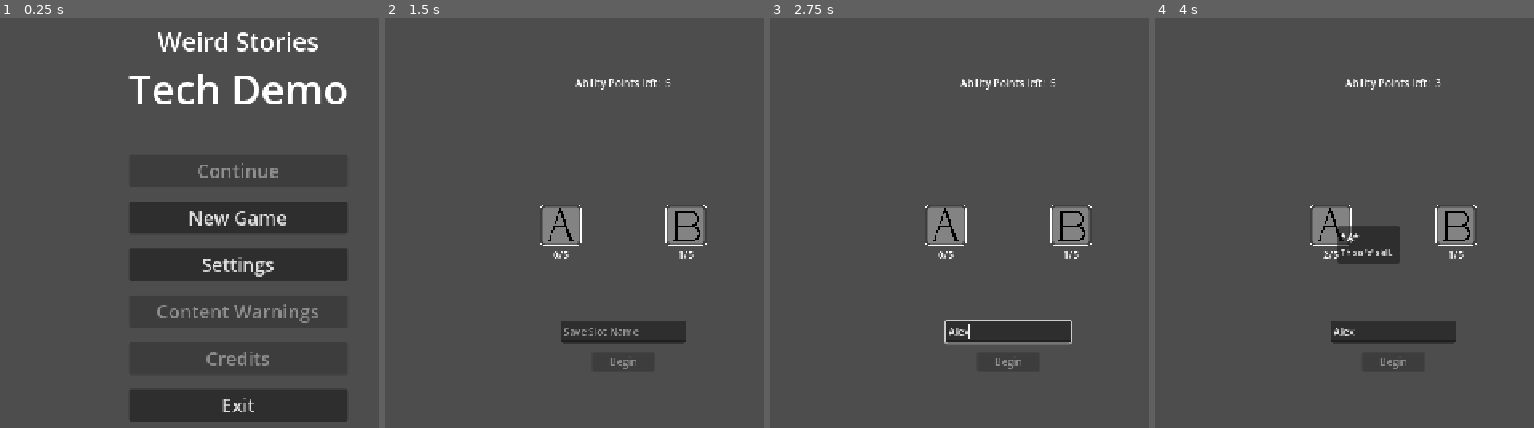
Above: before the commit, frames 1-4 (left to right).
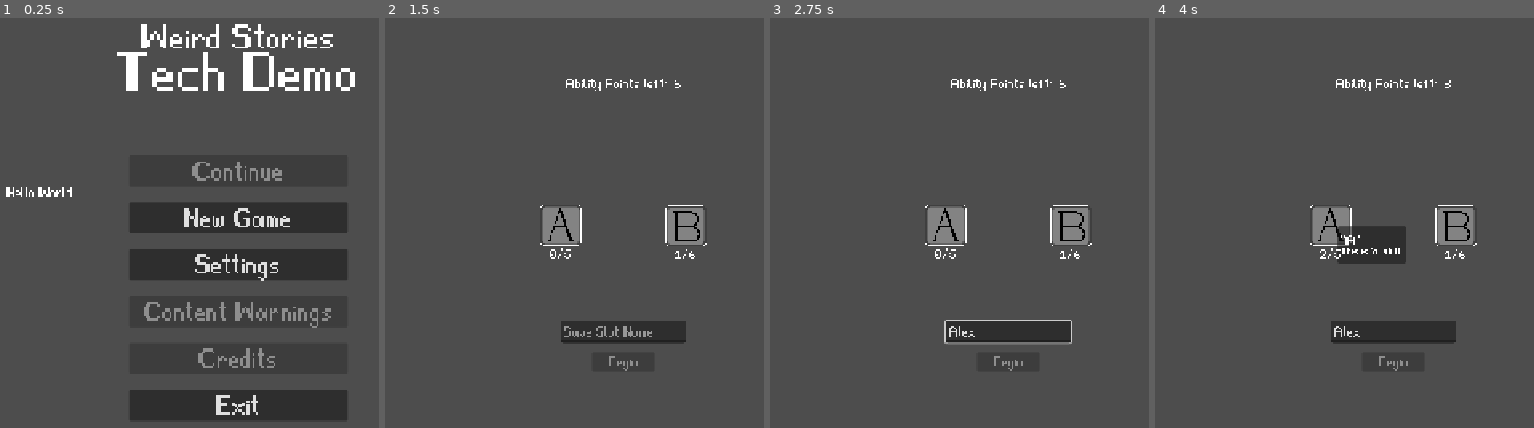
Above: after the commit, the same moments.

Repository: SlightlyObscure/WS-Dark-Forest
Game: Godot game, scene res://ui/views/TitleScreen.tscn
Two runs of this game, one before a commit and one after it. Both use one fixed random seed, a clock stepped at 60 frames per second and the inputs below.
Inputs (mouse positions are in pixels of both pictures, inside the frame that each line leads up to):
- Up to frame 1 (0.25 s): no input
- Up to frame 2 (1.5 s): click "New Game" at 0.5 s; click "Next" at 1.25 s
- Up to frame 3 (2.75 s): click (1008, 329) at 2.02 s; type "Alex" at 2.1 s
- Up to frame 4 (4 s): click (1329, 223) at 2.77 s; click (1329, 223) at 3.52 s

The runs differ from the first frame. In frame 1, 7.9% of the frame differs, in the area x 1-94%, y 1-97%; in frame 2, 1.0%; in frame 3, 0.8%; in frame 4, 1.2%.

Commit message:
import custom fonts

Diff:
--- a/code/st--dark-forest/project.godot
+++ b/code/st--dark-forest/project.godot
@@ -50,6 +50,8 @@
 
 timers/tooltip_delay_sec=0.1
 timers/tooltip_delay_sec.editor_hint=0.1
+fonts/dynamic_fonts/use_oversampling=false
+theme/custom_font="uid://1jcrvuej43gt"
 
 [input]
 
--- a/code/st--dark-forest/ui/views/TitleScreen.tscn
+++ b/code/st--dark-forest/ui/views/TitleScreen.tscn
@@ -79,3 +79,11 @@
 layout_mode = 2
 script = ExtResource("4_pjxxd")
 text = "Exit"
+
+[node name="Label" type="Label" parent="."]
+offset_left = 269.0
+offset_top = 286.0
+offset_right = 360.0
+offset_bottom = 309.0
+theme_override_font_sizes/font_size = 16
+text = "Hello World"
Binary file added: code/st--dark-forest/assets/fonts/main_font.png
Not shown, added: code/st--dark-forest/assets/fonts/main_font.png.import
Binary file added: code/st--dark-forest/assets/fonts/scawly_font.png
Not shown, added: code/st--dark-forest/assets/fonts/scawly_font.png.import
Binary file added: code/st--dark-forest/assets/fonts/weird_stories_main.ttf
Not shown, added: code/st--dark-forest/assets/fonts/weird_stories_main.ttf.import
Binary file added: code/st--dark-forest/assets/fonts/weird_stories_scrawl.ttf
Not shown, added: code/st--dark-forest/assets/fonts/weird_stories_scrawl.ttf.import
Not shown, changed: Schätzung + Zeiten.xlsx
Not shown, removed: font.png
